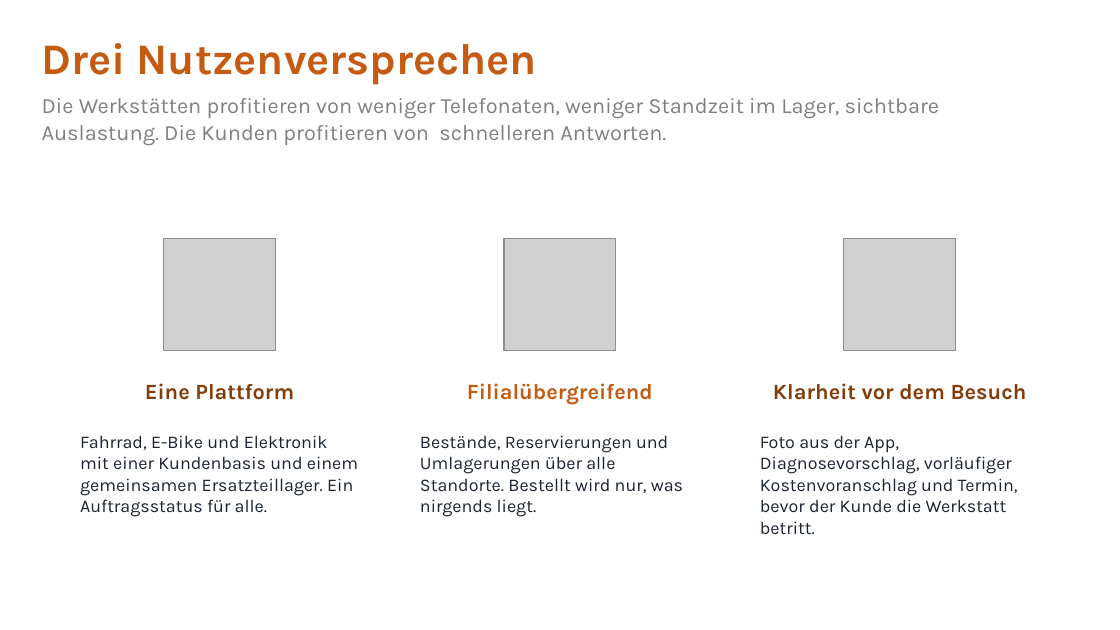
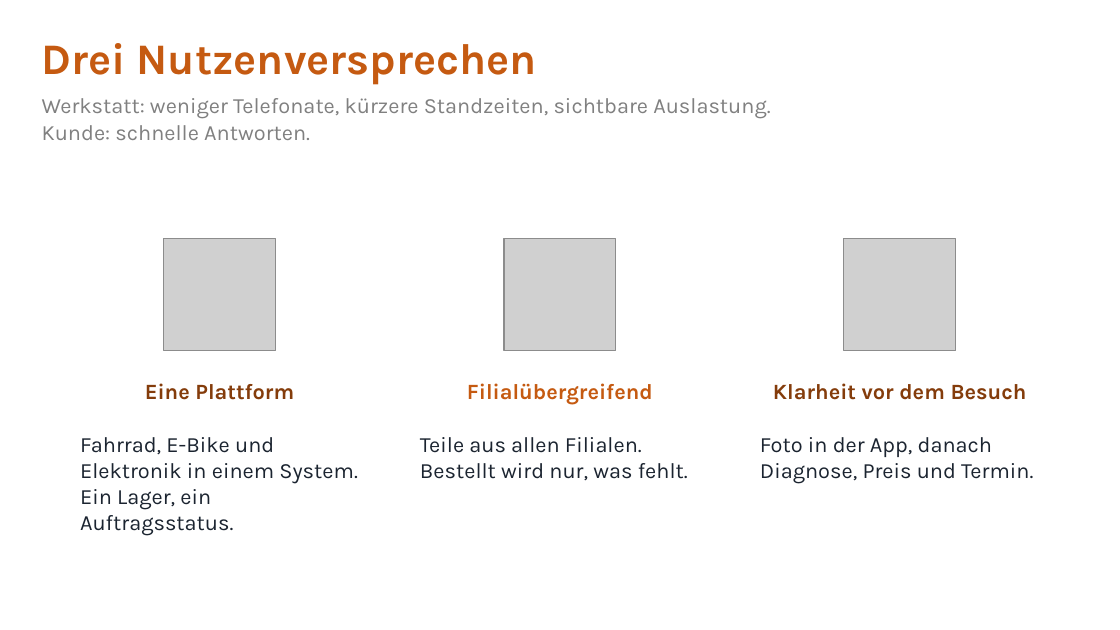
Before and after one commit to jakobschwan123-cmd/casestudy-semester-3, a slide deck: slide 5 of 4_praesentation/Abschlusspraesentation.pptx. Drawn at 1120x630 pixels with LibreOffice and Linux fonts; fonts in the diff are those of the drawing; grey boxes stand for pictures. Boxes give left, top, right and bottom in pixels: in the first picture for what was removed or moved away, otherwise in the second. Text is boxed around its words. In the diff, an @@ line names an element or a change of style, - is before the commit and + after.

```diff
--- a/4_praesentation/Abschlusspraesentation.pptx
+++ b/4_praesentation/Abschlusspraesentation.pptx
@@ text at (42,98,770,140): text changed @@
-Die Werkstätten profitieren von weniger Telefonaten, weniger Standzeit im Lager, sichtbare Auslastung. Die Kunden profitieren von schnelleren Antworten.
+Werkstatt: weniger Telefonate, kürzere Standzeiten, sichtbare Auslastung.
+Kunde: schnelle Antworten.
@@ text at (80,437,357,536): text changed; size 11.5 to 14 pt @@
-Fahrrad, E-Bike und Elektronik mit einer Kundenbasis und einem gemeinsamen Ersatzteillager. Ein Auftragsstatus für alle.
+Fahrrad, E-Bike und Elektronik in einem System. Ein Lager, ein Auftragsstatus.
@@ text at (420,437,688,481): text changed; size 11.5 to 14 pt @@
-Bestände, Reservierungen und Umlagerungen über alle Standorte. Bestellt wird nur, was nirgends liegt.
+Teile aus allen Filialen. Bestellt wird nur, was fehlt.
@@ text at (760,437,1033,484): text changed; size 11.5 to 14 pt @@
-Foto aus der App, Diagnosevorschlag, vorläufiger Kostenvoranschlag und Termin, bevor der Kunde die Werkstatt betritt.
+Foto in der App, danach Diagnose, Preis und Termin.
```
Also in this commit, not shown: 6 other slides changed, 2 other files.
